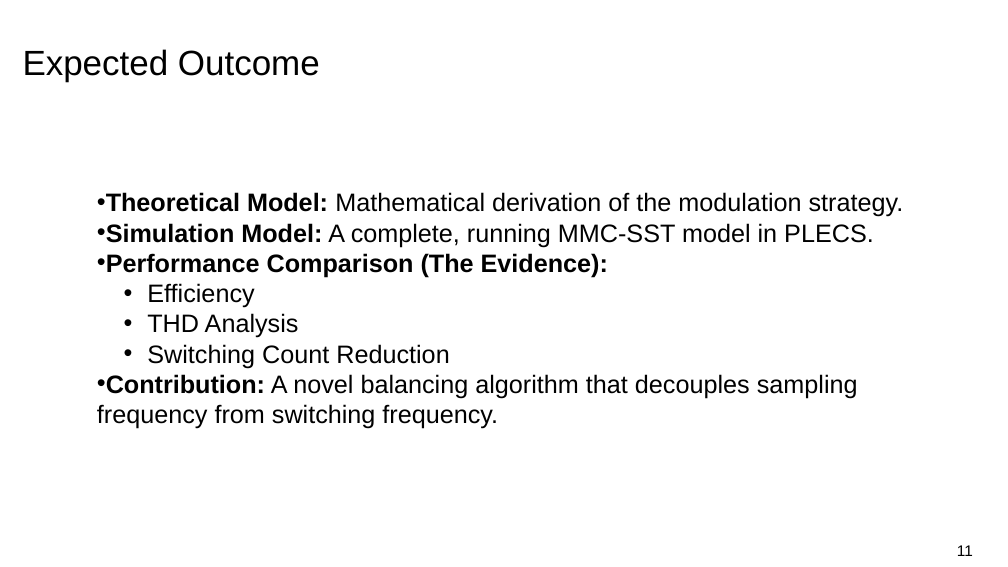
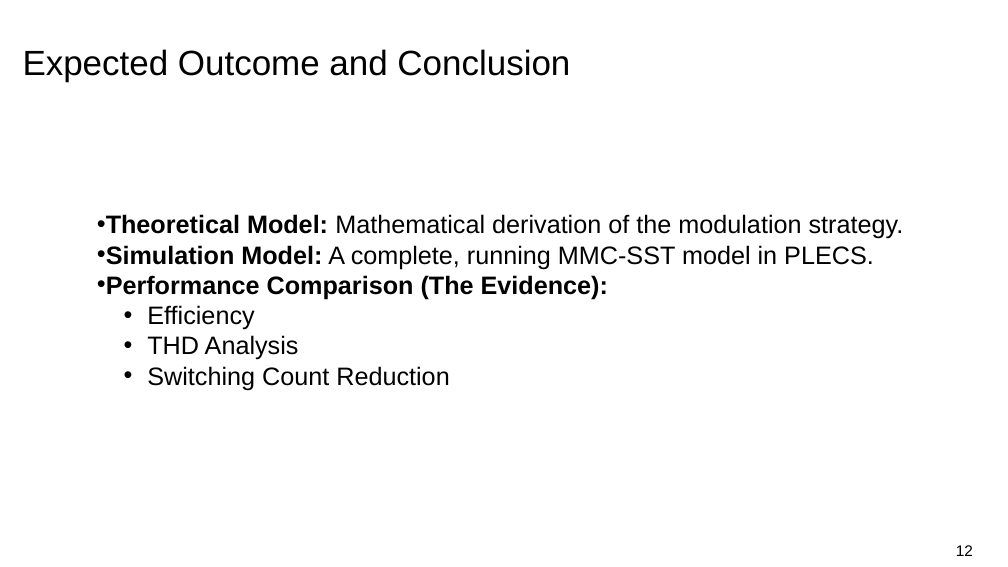
Before and after one commit to labourer-Lucas/master-thesis-SST-for-data-center, a slide deck: slide 12 of report/Initial report .pptx (slide 11 before the commit). Drawn at 1008x567 pixels with LibreOffice and Linux fonts; fonts in the diff are those of the drawing; background and template pictures are left out. Boxes give left, top, right and bottom in pixels: in the first picture for what was removed or moved away, otherwise in the second. Text is boxed around its words. In the diff, an @@ line names an element or a change of style, - is before the commit and + after.

```diff
--- a/report/Initial report .pptx
+++ b/report/Initial report .pptx
@@ title at [23, 49, 570, 82]: text changed @@
-Expected Outcome
+Expected Outcome and Conclusion
@@ text "Theoretical Model: Mathematical derivation of ...": place and size @@
-text "Theoretical Model: Mathematical derivation of ..." at [97, 192, 904, 429]
+text "Theoretical Model: Mathematical derivation of ..." at [106, 214, 904, 390]
@@ text at [97, 374, 858, 429]: paragraph removed @@
-• Contribution: A novel balancing algorithm that decouples sampling frequency from switching frequency.
@@ page number at [956, 545, 973, 556]: text changed @@
-11
+12
```
Also in this commit, not shown: 7 other slides changed, 59 other files.
